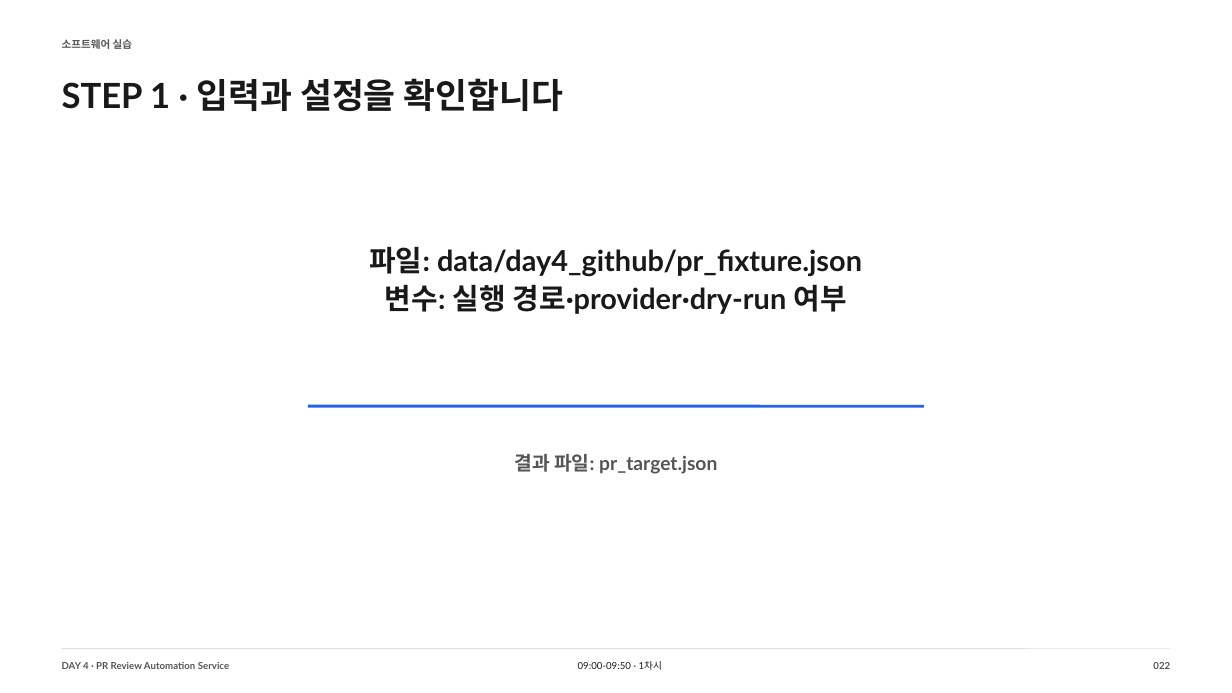
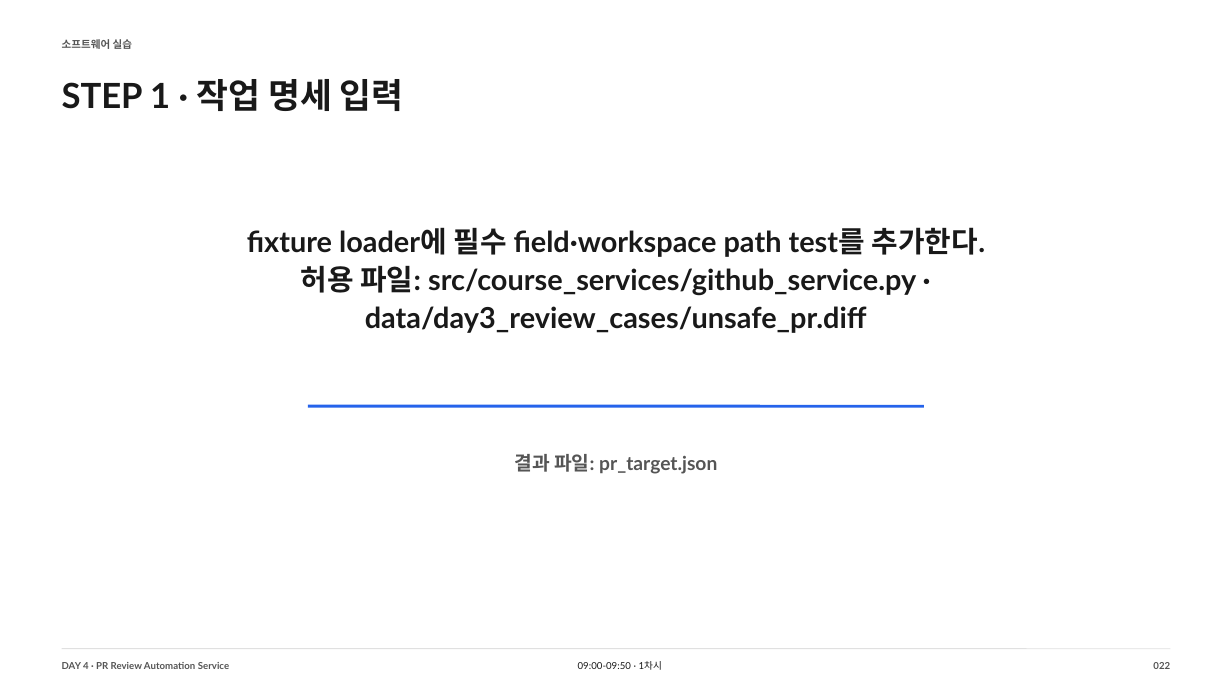
Before and after one commit to smilesjcha/llm-agent-and-workflow-automation, a slide deck: slide 22 of slides/IPA_LLM_Agent_업무자동화_Day4_MUSINSA_DRAFT_240p.pptx. Drawn at 1232x693 pixels with LibreOffice and Linux fonts; fonts in the diff are those of the drawing. Boxes give left, top, right and bottom in pixels: in the first picture for what was removed or moved away, otherwise in the second. Text is boxed around its words. In the diff, an @@ line names an element or a change of style, - is before the commit and + after.

```diff
--- a/slides/IPA_LLM_Agent_업무자동화_Day4_MUSINSA_DRAFT_240p.pptx
+++ b/slides/IPA_LLM_Agent_업무자동화_Day4_MUSINSA_DRAFT_240p.pptx
@@ text at [62, 79, 404, 111]: text changed @@
-STEP 1 · 입력과 설정을 확인합니다
+STEP 1 · 작업 명세 입력
@@ text at [247, 227, 985, 333]: text changed @@
-파일: data/day4_github/pr_fixture.json
-변수: 실행 경로·provider·dry-run 여부
+fixture loader에 필수 field·workspace path test를 추가한다.
+허용 파일: src/course_services/github_service.py · data/day3_review_cases/unsafe_pr.diff
```
Also in this commit, not shown: 239 other slides changed, 7 other files.
